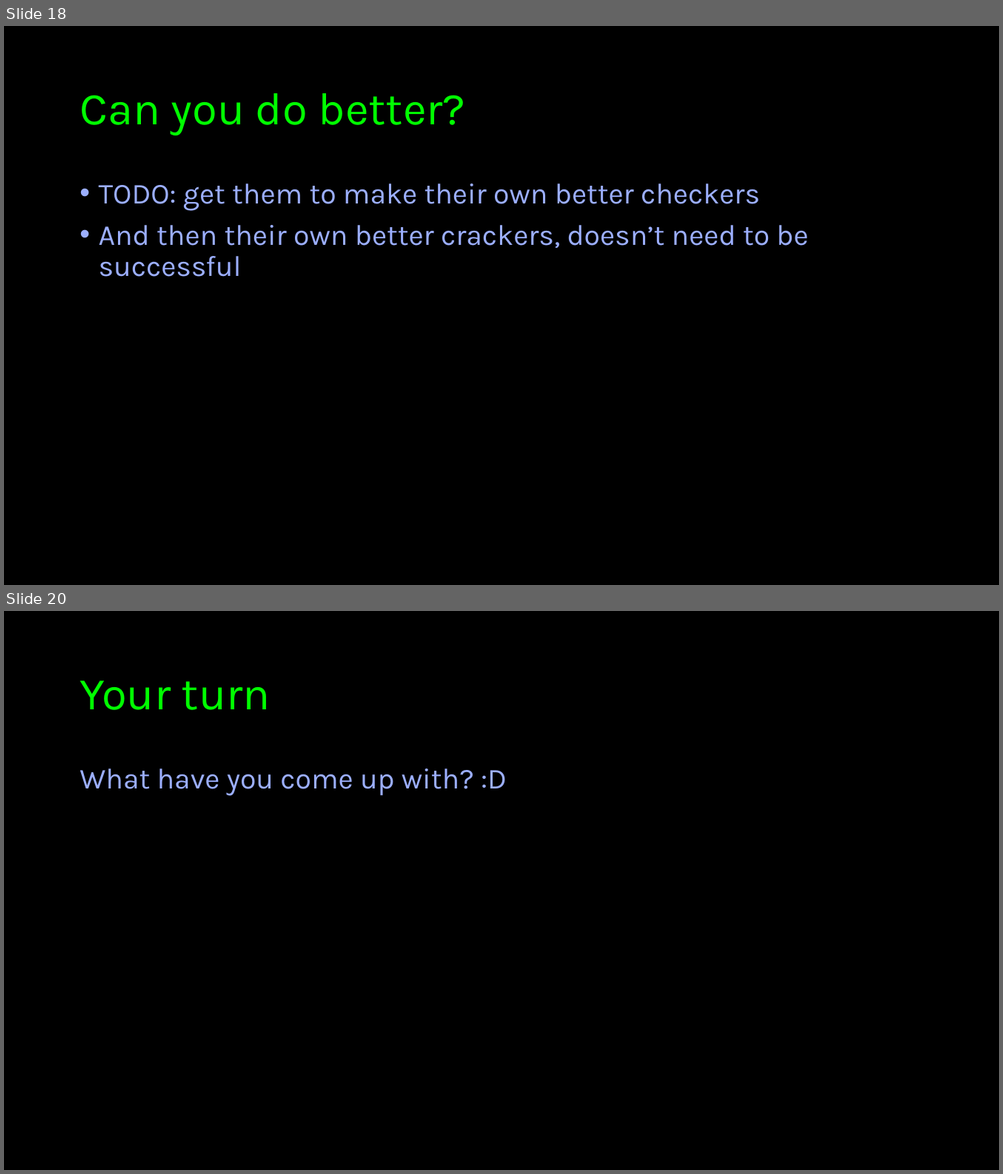
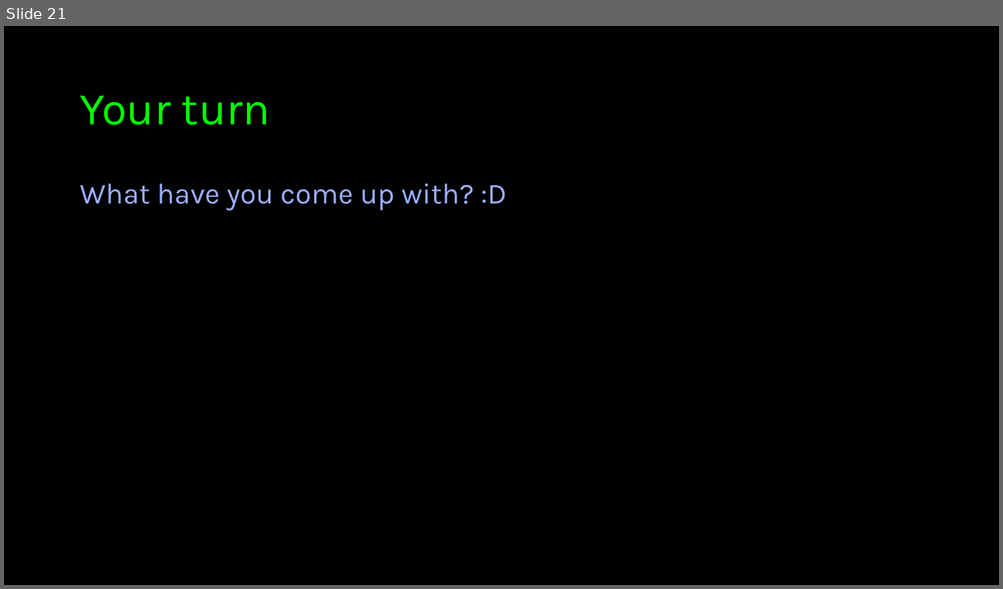
Before and after one commit to imperialcybersoc/cs102-timing_attacks, a slide deck: cs102-timing_attacks.pptx. Shown one above the other, each under a label of ours: slides 18 and 20 before the commit, slide 21 after it; the slides between them are not shown. The pictures are 1003x1174 and 1003x589 pixels, drawn with LibreOffice and Linux fonts; fonts in the diff are those of the drawing; background and template pictures are left out. Boxes give left, top, right and bottom in pixels: in the first picture for what was removed or moved away, otherwise in the second. Text is boxed around its words. In the diff, an @@ line names an element or a change of style, - is before the commit and + after.

```diff
--- a/cs102-timing_attacks.pptx
+++ b/cs102-timing_attacks.pptx
@@ slide 18 removed at [4,26,999,585], background #000000 @@
@@ title removed at [79,93,466,136] @@
-Can you do better?
@@ text removed at [99,184,808,277] @@
-• TODO: get them to make their own better checkers
-• And then their own better crackers, doesn’t need to be successful
@@ what was slide 20 is now slide 21 @@
```
Also in this commit, not shown: 4 slides changed, 5 slides added, 3 other slides removed.
